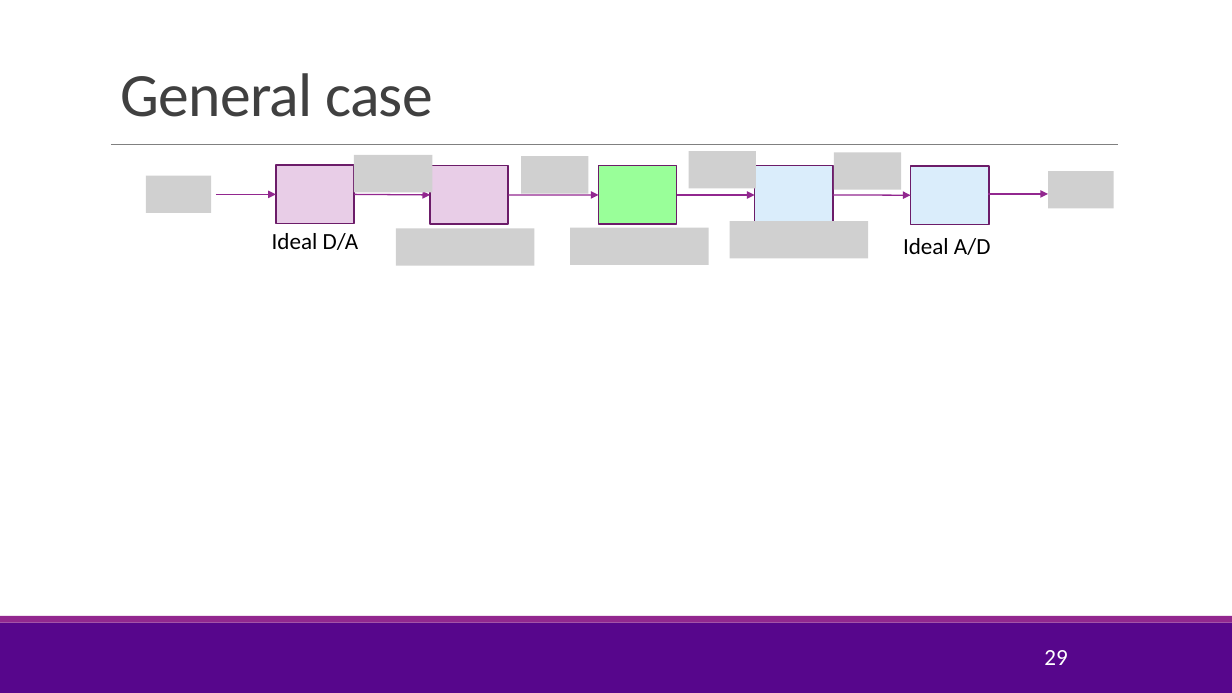
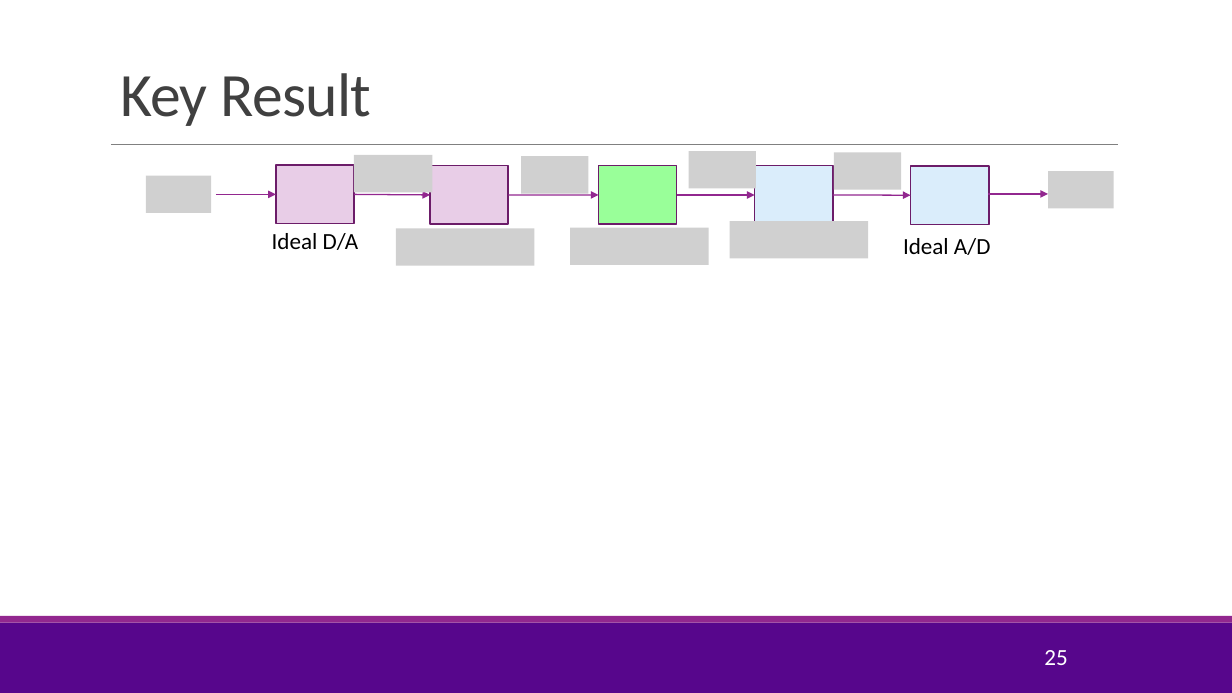
Before and after one commit to sdrangan/digitalcomm, a slide deck: slide 25 of Lectures/Unit03_RxFilter.pptx (slide 29 before the commit). Drawn at 1232x693 pixels with LibreOffice and Linux fonts; fonts in the diff are those of the drawing; grey boxes stand for pictures; background and template pictures are left out. Boxes give left, top, right and bottom in pixels: in the first picture for what was removed or moved away, otherwise in the second. Text is boxed around its words. In the diff, an @@ line names an element or a change of style, - is before the commit and + after.

```diff
--- a/Lectures/Unit03_RxFilter.pptx
+++ b/Lectures/Unit03_RxFilter.pptx
@@ title at (x1=120, y1=73, x2=371, y2=126): text changed @@
-General case
+Key Result
@@ page number at (x1=1044, y1=650, x2=1067, y2=665): text changed @@
-29
+25
```
Also in this commit, not shown: 3 other slides changed, 1 slide added, 7 slides removed, 7 other files.
